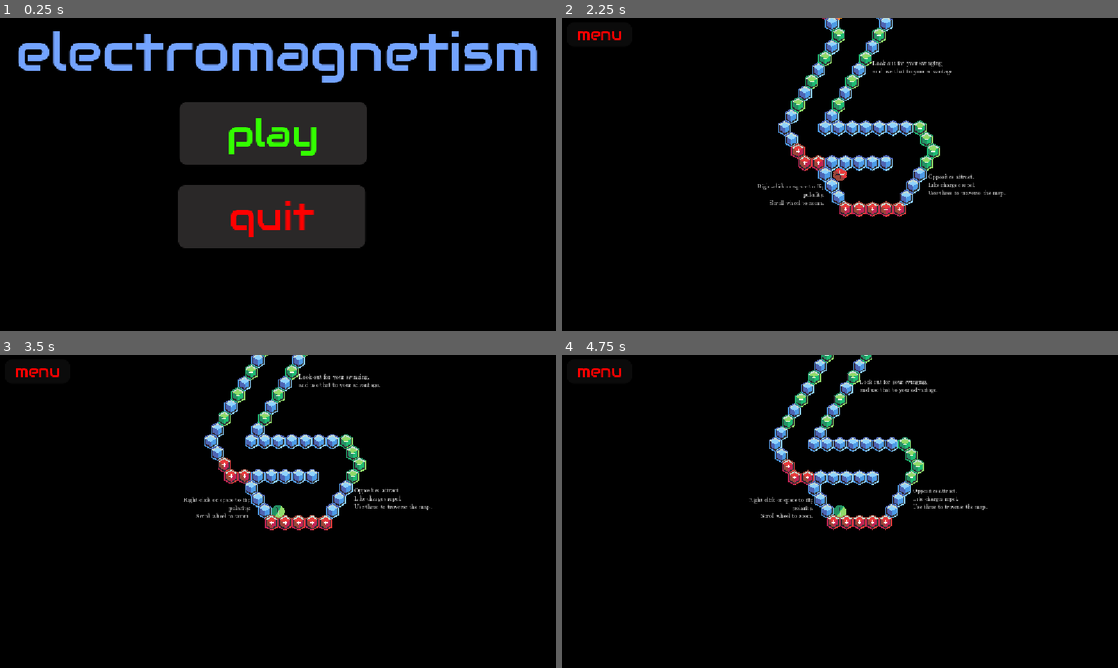
Above: before the commit, frames 1-4 (two rows, left to right).
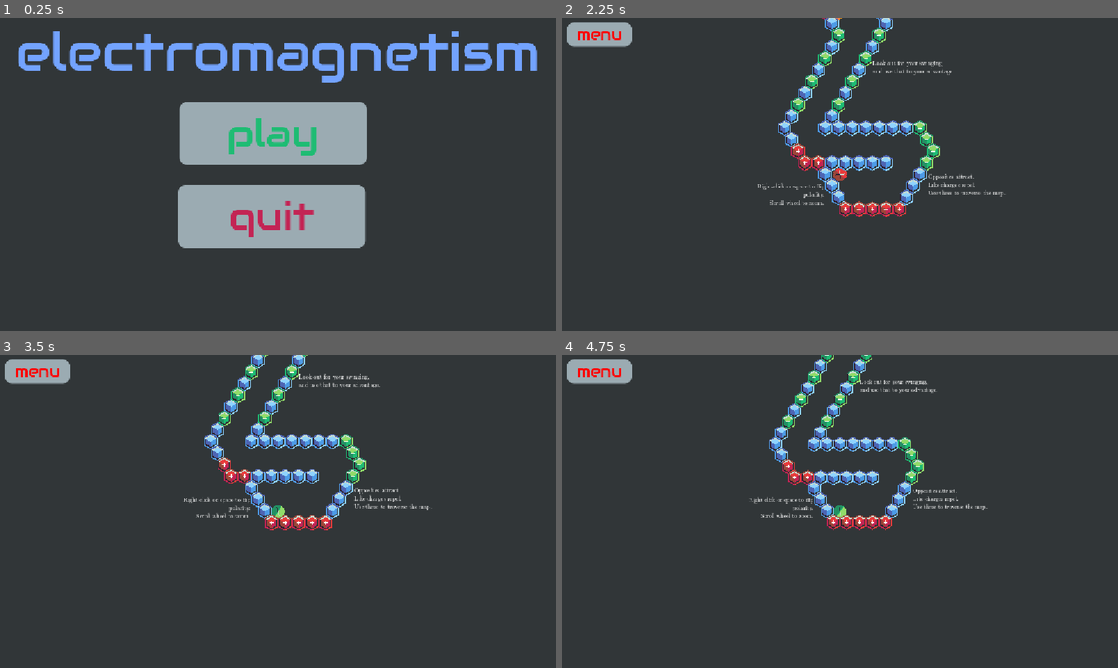
Above: after the commit, the same moments.

Repository: alstocras/electromagnetic-maze
Game: Godot game, scene res://src/scenes/main.tscn
The game is run twice, just before and just after one commit, with the same random seed, the same clock (stepped at 60 frames per second) and the same inputs.
Inputs (mouse positions are in pixels of both pictures, inside the frame that each line leads up to):
- Up to frame 1 (0.25 s): no input
- Up to frame 2 (2.25 s): click "play" at 0.5 s; click "menu" at 1.25 s; click "play" at 2 s
- Up to frame 3 (3.5 s): move the mouse to (400, 495) at 2.77 s; right-click (400, 495) at 2.85 s
- Up to frame 4 (4.75 s): move the mouse to (728, 527) at 3.52 s; tap Mouse wheel up (zoomIn) at 3.6 s; tap Enter at 4.25 s; move the mouse to (895, 442) at 4.27 s; tap Mouse wheel down (zoomOut) at 4.35 s

The runs differ from the first frame. In frame 1, 96% of the frame differs, in the area x 0-100%, y 0-100%; in frame 2, 95%; in frame 3, 95%; in frame 4, 96%.

Commit message:
MASSIVE COLOUR CHANGE

Diff:
--- a/project.godot
+++ b/project.godot
@@ -58,4 +58,4 @@
 [rendering]
 
 textures/canvas_textures/default_texture_filter=0
-environment/defaults/default_clear_color=Color(0, 0, 0, 1)
+environment/defaults/default_clear_color=Color(0.19215687, 0.21176471, 0.21960784, 1)
--- a/src/resources/green-button-hover.tres
+++ b/src/resources/green-button-hover.tres
@@ -1,7 +1,7 @@
 [gd_resource type="StyleBoxFlat" format=3 uid="uid://vtg5ft6wi7v"]
 
 [resource]
-bg_color = Color(0.75176984, 1, 0.71679014, 1)
+bg_color = Color(0.5686275, 0.85882354, 0.4117647, 1)
 corner_radius_top_left = 15
 corner_radius_top_right = 15
 corner_radius_bottom_right = 15
--- a/src/resources/red-button-hover.tres
+++ b/src/resources/red-button-hover.tres
@@ -1,7 +1,7 @@
 [gd_resource type="StyleBoxFlat" format=3 uid="uid://ccnbawvellmqf"]
 
 [resource]
-bg_color = Color(1, 0.49019015, 0.42285696, 1)
+bg_color = Color(0.9098039, 0.23137255, 0.23137255, 1)
 corner_radius_top_left = 15
 corner_radius_top_right = 15
 corner_radius_bottom_right = 15
--- a/src/scenes/level0.tscn
+++ b/src/scenes/level0.tscn
@@ -10,7 +10,7 @@
 [ext_resource type="StyleBox" uid="uid://ccnbawvellmqf" path="res://src/resources/red-button-hover.tres" id="8_otcpp"]
 
 [sub_resource type="StyleBoxFlat" id="StyleBoxFlat_otcpp"]
-bg_color = Color(0.045312405, 0.045312427, 0.045312367, 1)
+bg_color = Color(0.60784316, 0.67058825, 0.69803923, 1)
 corner_radius_top_left = 15
 corner_radius_top_right = 15
 corner_radius_bottom_right = 15
--- a/src/scenes/main.tscn
+++ b/src/scenes/main.tscn
@@ -7,14 +7,14 @@
 [ext_resource type="StyleBox" uid="uid://ccnbawvellmqf" path="res://src/resources/red-button-hover.tres" id="4_dbro3"]
 
 [sub_resource type="StyleBoxFlat" id="StyleBoxFlat_h2yge"]
-bg_color = Color(0.16568649, 0.15598747, 0.15554678, 1)
+bg_color = Color(0.60784316, 0.67058825, 0.69803923, 1)
 corner_radius_top_left = 15
 corner_radius_top_right = 15
 corner_radius_bottom_right = 15
 corner_radius_bottom_left = 15
 
 [sub_resource type="StyleBoxFlat" id="StyleBoxFlat_1bvp3"]
-bg_color = Color(0.16568649, 0.15598747, 0.15554678, 1)
+bg_color = Color(0.60784316, 0.67058825, 0.69803923, 1)
 corner_radius_top_left = 15
 corner_radius_top_right = 15
 corner_radius_bottom_right = 15
@@ -28,7 +28,7 @@
 [node name="ColorRect" type="ColorRect" parent="CanvasLayer" unique_id=2001577332]
 offset_right = 1151.0
 offset_bottom = 647.0
-color = Color(0, 0, 0, 1)
+color = Color(0.19215687, 0.21176471, 0.21960784, 1)
 
 [node name="RichTextLabel" type="RichTextLabel" parent="CanvasLayer/ColorRect" unique_id=97273695]
 layout_mode = 0
@@ -49,9 +49,9 @@
 offset_top = 174.0
 offset_right = 760.0
 offset_bottom = 304.0
-theme_override_colors/font_color = Color(0.19999993, 1, 0, 1)
-theme_override_colors/font_hover_color = Color(0.0700335, 0.46229666, 0, 1)
-theme_override_colors/font_hover_pressed_color = Color(0.07058824, 0.4627451, 0, 1)
+theme_override_colors/font_color = Color(0.11764706, 0.7372549, 0.4509804, 1)
+theme_override_colors/font_hover_color = Color(1, 1, 1, 1)
+theme_override_colors/font_hover_pressed_color = Color(1, 1, 1, 1)
 theme_override_fonts/font = ExtResource("1_0xm2m")
 theme_override_font_sizes/font_size = 80
 theme_override_styles/normal = SubResource("StyleBoxFlat_h2yge")
@@ -64,9 +64,9 @@
 offset_top = 346.0
 offset_right = 757.0
 offset_bottom = 476.0
-theme_override_colors/font_color = Color(1, 0, 0, 1)
-theme_override_colors/font_hover_color = Color(0.6056738, 1.6605109e-06, 3.85046e-07, 1)
-theme_override_colors/font_hover_pressed_color = Color(0.6039216, 0, 0, 1)
+theme_override_colors/font_color = Color(0.7647059, 0.14117648, 0.32941177, 1)
+theme_override_colors/font_hover_color = Color(1, 1, 1, 1)
+theme_override_colors/font_hover_pressed_color = Color(1, 1, 1, 1)
 theme_override_fonts/font = ExtResource("1_0xm2m")
 theme_override_font_sizes/font_size = 80
 theme_override_styles/normal = SubResource("StyleBoxFlat_1bvp3")
Binary file added: assets/sprites/objects/player/title-screen.aseprite
